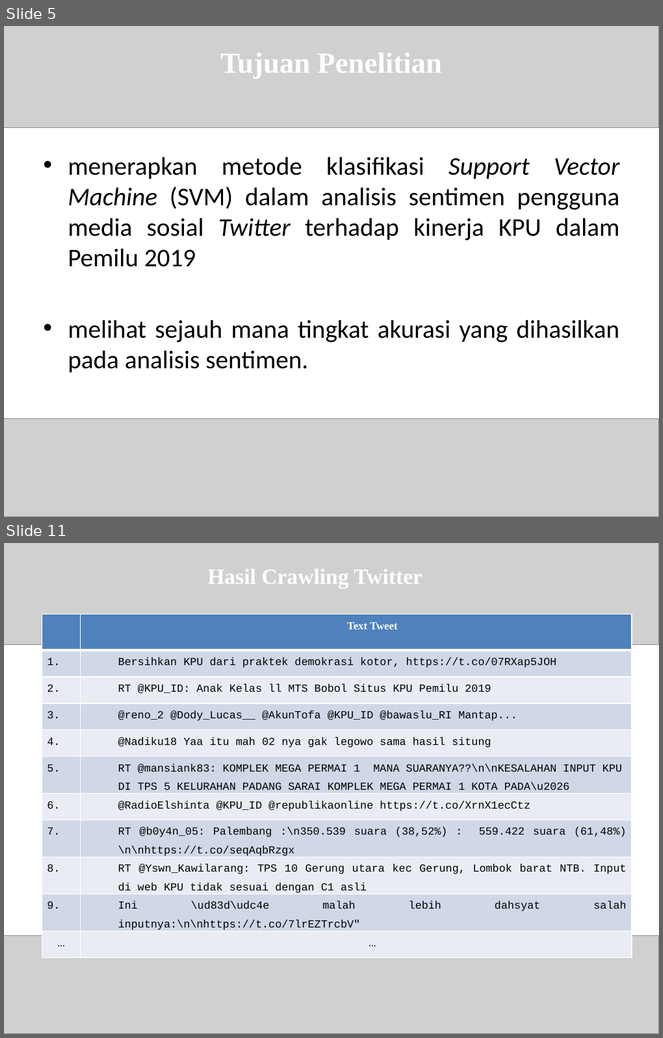
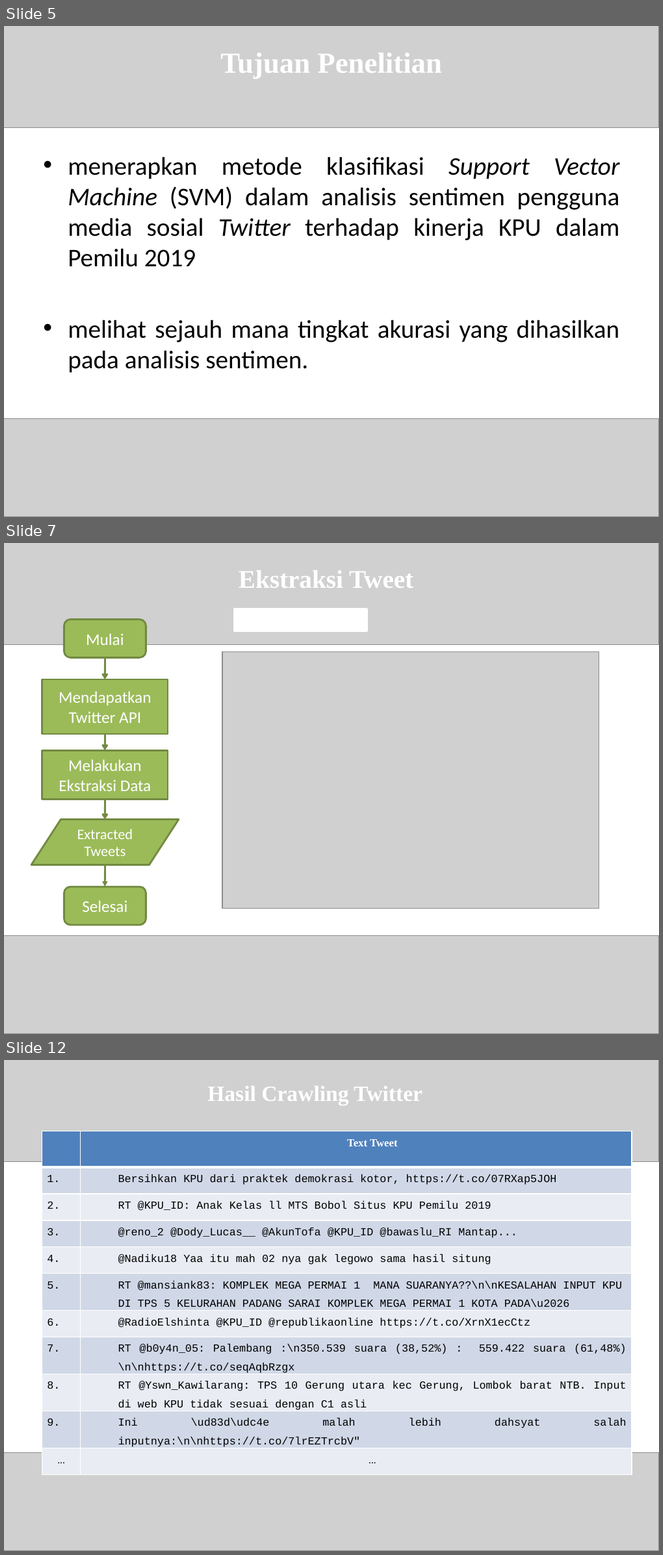
Before and after one commit to mzbudi/skripsi_roni, a slide deck: Sidang-Skripsi.pptx. Shown one above the other, each under a label of ours: slides 5 and 11 before the commit, slides 5, 7 and 12 after it; the slides between them are not shown. The pictures are 663x1038 and 663x1555 pixels, drawn with LibreOffice and Linux fonts; fonts in the diff are those of the drawing; grey boxes stand for pictures. Boxes give left, top, right and bottom in pixels: in the first picture for what was removed or moved away, otherwise in the second. Text is boxed around its words. In the diff, an @@ line names an element or a change of style, - is before the commit and + after.

```diff
--- a/Sidang-Skripsi.pptx
+++ b/Sidang-Skripsi.pptx
@@ slide 7 added at (4, 543, 659, 1034), background #FFFFFF @@
@@ picture added at (4, 543, 659, 644) @@
@@ text added at (239, 570, 414, 588), 28 pt, text #FFFFFF, bold @@
+Ekstraksi Tweet
@@ title added at (193, 586, 469, 629), 44 pt, text #FFFFFF @@
+Struktur Navigasi
@@ rounded rectangle added at (64, 620, 146, 657), fill #9BBB59, outline #738A42 2 pt, 18 pt, text #FFFFFF @@
+Mulai
@@ rectangle added at (235, 609, 367, 631), fill #FFFFFF, outline #FFFFFF 2 pt @@
@@ arrow added from (105, 657) to (105, 679), #738A42 2 pt @@
@@ picture added at (222, 652, 599, 909) @@
@@ rectangle added at (42, 679, 168, 733), fill #9BBB59, outline #738A42 2 pt, 18 pt, text #FFFFFF @@
+Mendapatkan Twitter API
@@ arrow added from (105, 734) to (105, 751), #738A42 2 pt @@
@@ rectangle added at (42, 751, 168, 800), fill #9BBB59, outline #738A42 2 pt, 18 pt, text #FFFFFF @@
+Melakukan Ekstraksi Data
@@ arrow added from (105, 800) to (105, 819), #738A42 2 pt @@
@@ flow chart input output added at (31, 819, 179, 865), fill #9BBB59, outline #738A42 2 pt, 16 pt, text #FFFFFF @@
+Extracted Tweets
@@ arrow added from (105, 865) to (105, 887), #738A42 2 pt @@
@@ rounded rectangle added at (64, 887, 146, 925), fill #9BBB59, outline #738A42 2 pt, 18 pt, text #FFFFFF @@
+Selesai
@@ picture added at (4, 936, 659, 1034) @@
@@ what was slide 11 is now slide 12 @@
```
Also in this commit, not shown: 6 slides changed, 24 other files.
